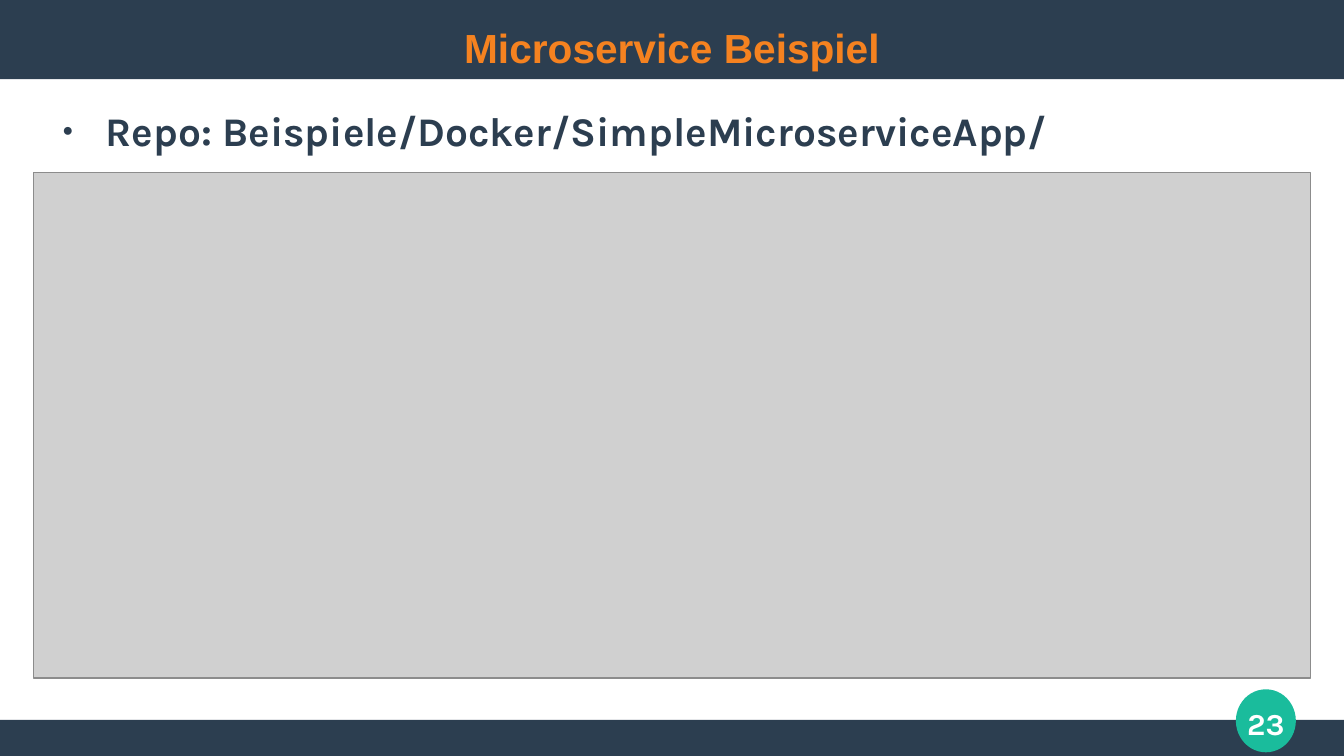
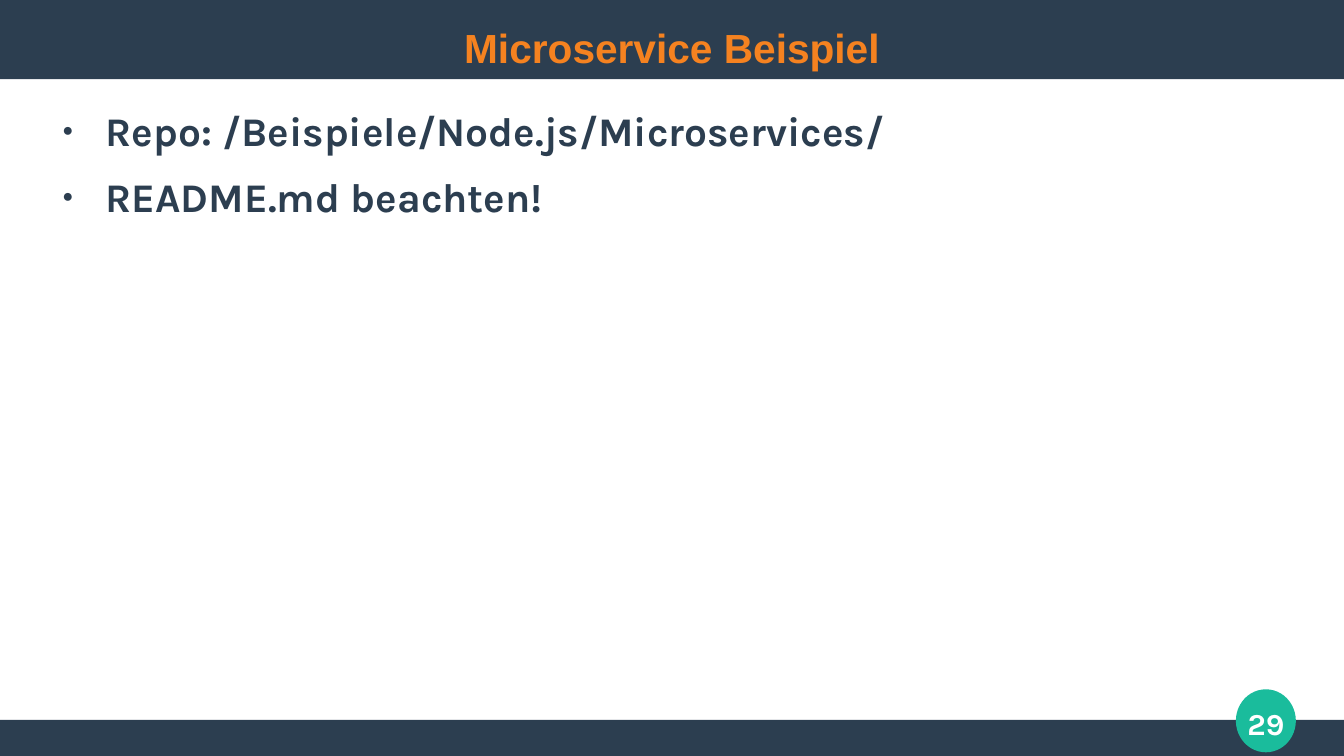
Before and after one commit to ghandmann/HS-AlbSig-WebAnwendungen2, a slide deck: slide 29 of Kapitel/10_Microservice_Architecture.odp (slide 23 before the commit). Drawn at 1344x756 pixels with LibreOffice and Linux fonts; fonts in the diff are those of the drawing; grey boxes stand for pictures. Boxes give left, top, right and bottom in pixels: in the first picture for what was removed or moved away, otherwise in the second. Text is boxed around its words. In the diff, an @@ line names an element or a change of style, - is before the commit and + after.

```diff
--- a/Kapitel/10_Microservice_Architecture.odp
+++ b/Kapitel/10_Microservice_Architecture.odp
@@ text at (106, 115, 884, 213): text changed @@
-● Repo: Beispiele/Docker/SimpleMicroserviceApp/
+● Repo: /Beispiele/Node.js/Microservices/
+● README.md beachten!
@@ picture removed at (34, 173, 1311, 678) @@
@@ page number at (1247, 715, 1284, 736): text changed @@
-23
+29
```
Also in this commit, not shown: 4 other slides changed, 7 slides added, 1 other file.
